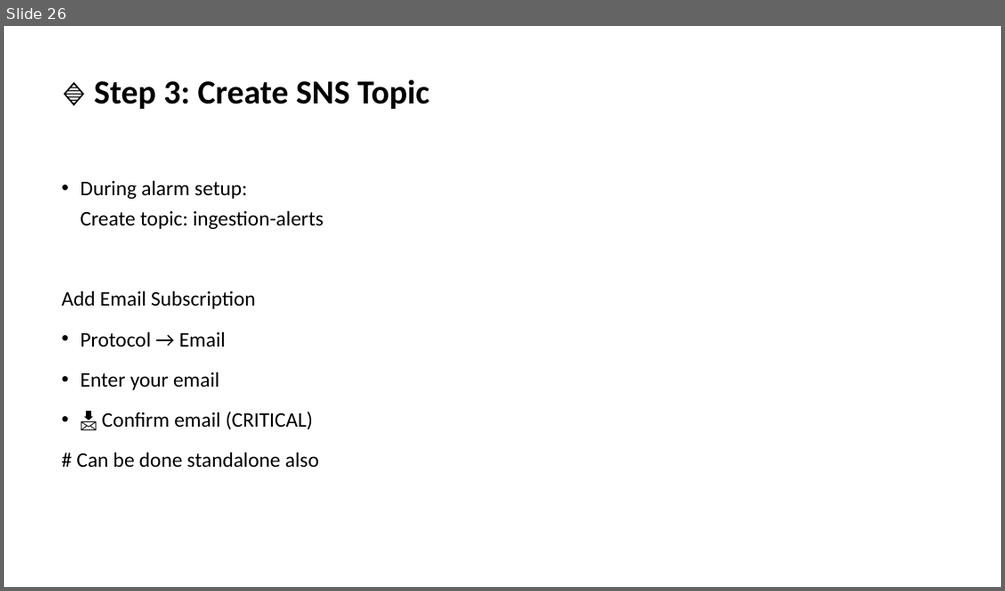
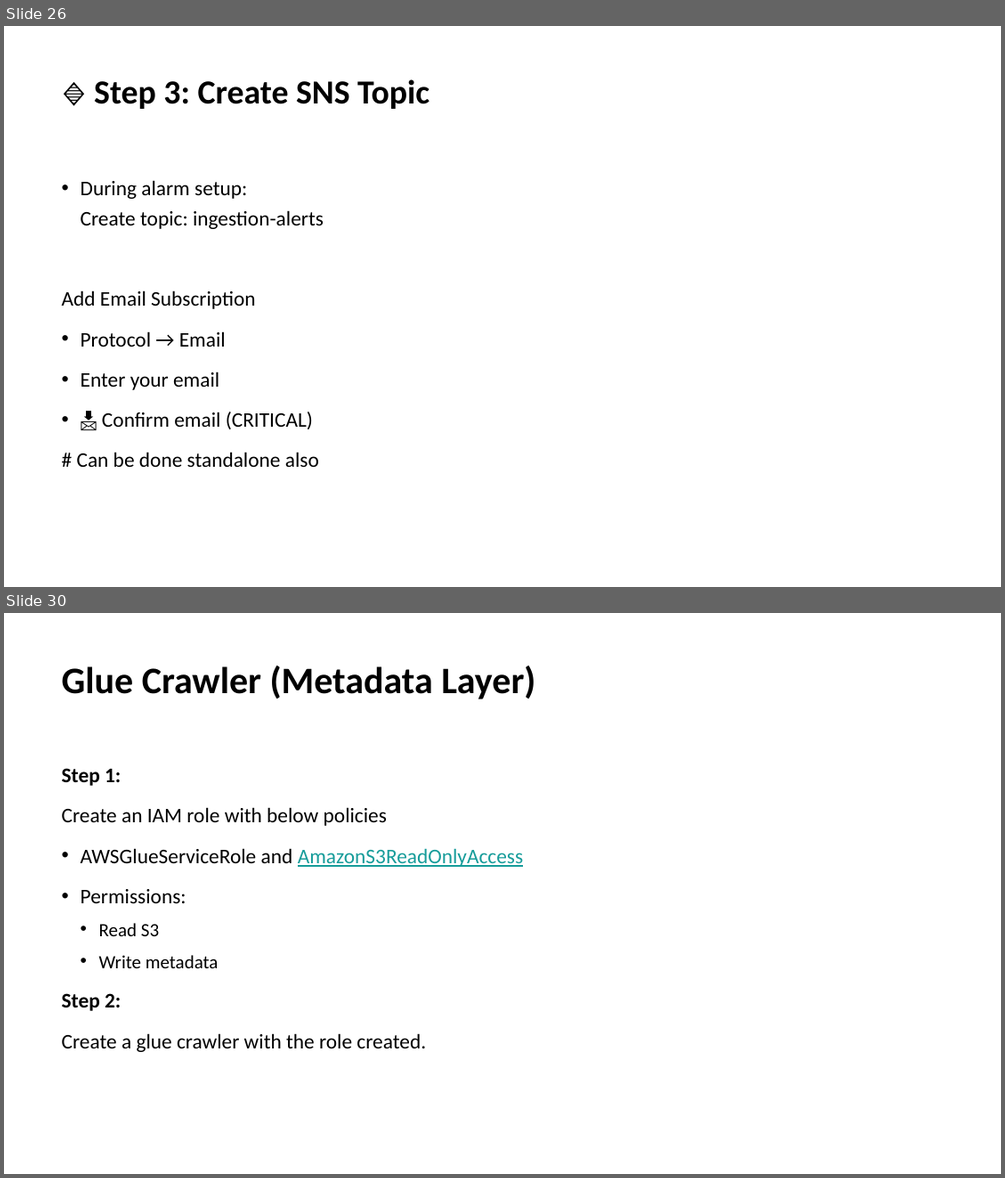
Before and after one commit to sabyasachisome/data_engineering_workshop, a slide deck: data_engineering_workshop.pptx. Shown one above the other, each under a label of ours: slide 26 before the commit, slides 26 and 30 after it; the slides between them are not shown. The pictures are 1005x591 and 1005x1178 pixels, drawn with LibreOffice and Linux fonts; fonts in the diff are those of the drawing. Boxes give left, top, right and bottom in pixels: in the first picture for what was removed or moved away, otherwise in the second. Text is boxed around its words. In the diff, an @@ line names an element or a change of style, - is before the commit and + after.

```diff
--- a/data_engineering_workshop.pptx
+++ b/data_engineering_workshop.pptx
@@ slide 30 added at bbox=[4, 613, 1001, 1174], background #FFFFFF @@
@@ title added at bbox=[62, 666, 535, 699], 36 pt, text #000000, bold @@
+Glue Crawler (Metadata Layer)
@@ text added at bbox=[62, 768, 523, 1052], 20 pt, text #000000 @@
+Step 1:
+Create an IAM role with below policies
+• AWSGlueServiceRole and AmazonS3ReadOnlyAccess
+• Permissions:
+  • Read S3
+  • Write metadata
+Step 2:
+Create a glue crawler with the role created.
```
Also in this commit, not shown: 11 other slides added.
